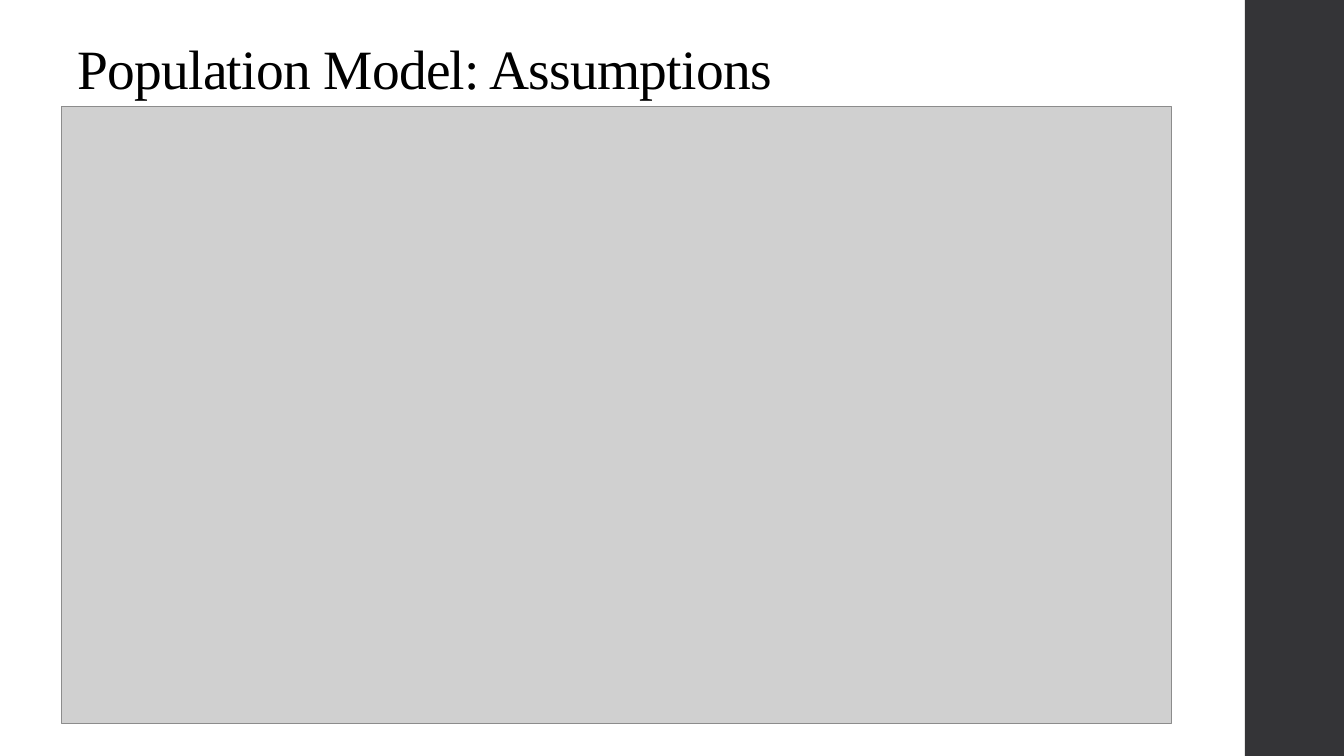
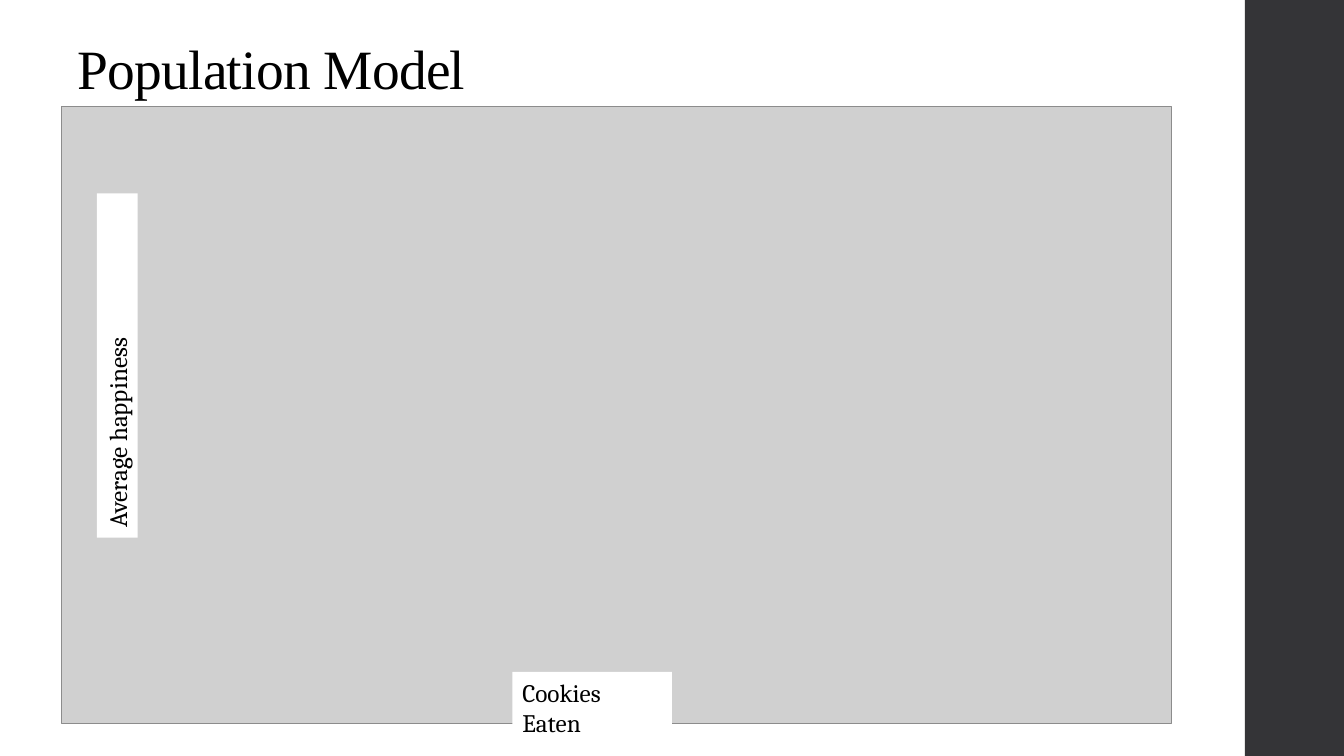
Before and after one commit to qiufei/fork-HAD5744, a slide deck: slide 29 of Lecture02_UnivariateOLS/Lecture2_OLS_2022F.pptx. Drawn at 1344x756 pixels with LibreOffice and Linux fonts; fonts in the diff are those of the drawing; grey boxes stand for pictures. Boxes give left, top, right and bottom in pixels: in the first picture for what was removed or moved away, otherwise in the second. Text is boxed around its words. In the diff, an @@ line names an element or a change of style, - is before the commit and + after.

```diff
--- a/Lecture02_UnivariateOLS/Lecture2_OLS_2022F.pptx
+++ b/Lecture02_UnivariateOLS/Lecture2_OLS_2022F.pptx
@@ title at [77, 50, 466, 99]: text changed @@
-Population Model: Assumptions
+Population Model
@@ rectangle added at [98, 193, 138, 537], fill #FFFFFF, 18 pt, text #000000 @@
+Average happiness
@@ rectangle added at [512, 673, 671, 744], fill #FFFFFF, 18 pt, text #000000 @@
+Cookies Eaten
```
Also in this commit, not shown: 1 other slide changed, 6 other files.
